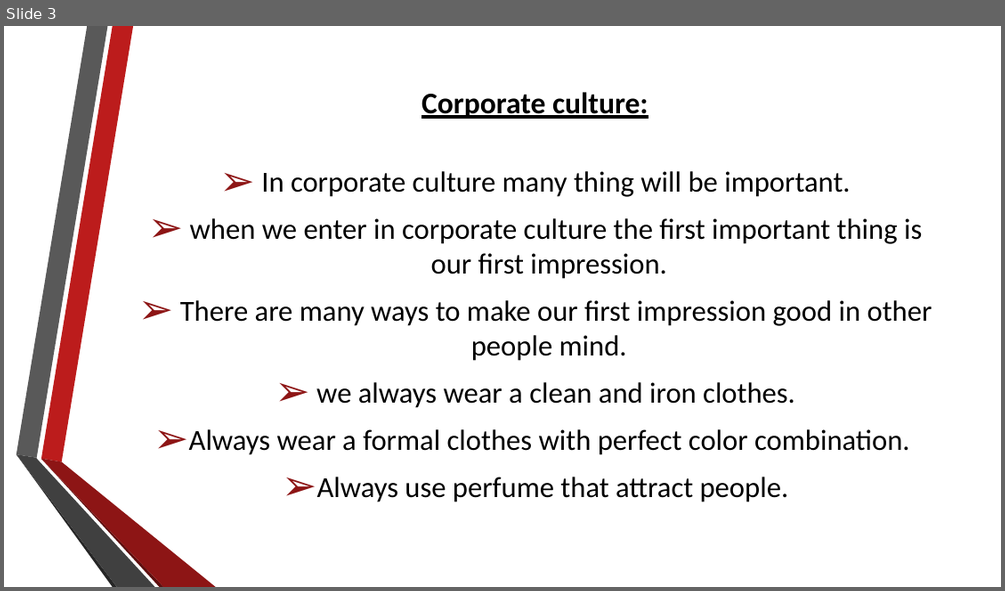
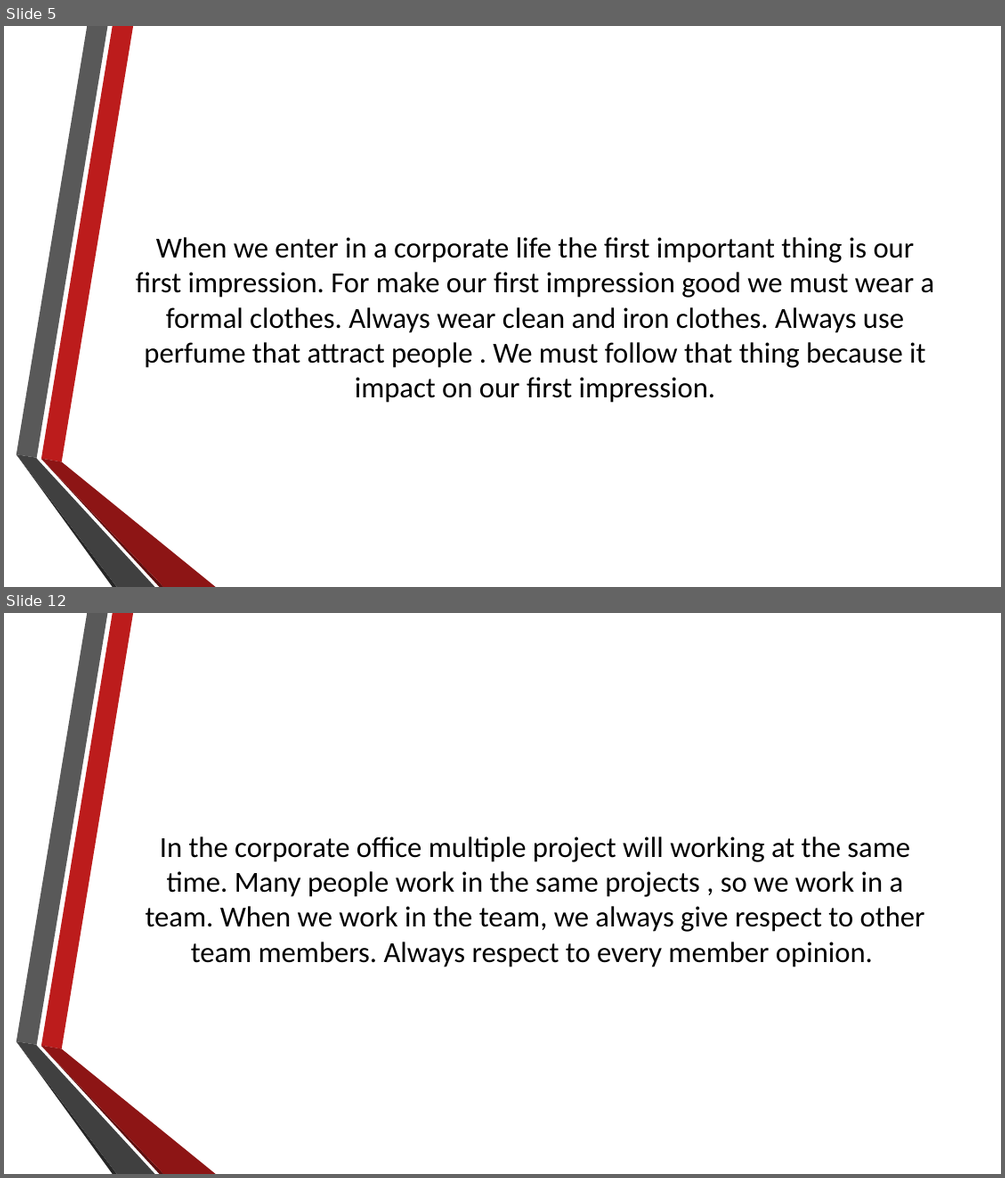
Before and after one commit to rajputjainam244/Assignment, a slide deck: building corporate culture.pptx. Shown one above the other, each under a label of ours: slide 3 before the commit, slides 5 and 12 after it; the slides between them are not shown. The pictures are 1005x591 and 1005x1178 pixels, drawn with LibreOffice and Linux fonts; fonts in the diff are those of the drawing; background and template pictures are left out. Boxes give left, top, right and bottom in pixels: in the first picture for what was removed or moved away, otherwise in the second. Text is boxed around its words. In the diff, an @@ line names an element or a change of style, - is before the commit and + after.

```diff
--- a/building corporate culture.pptx
+++ b/building corporate culture.pptx
@@ slide 12 added at box(4, 613, 1001, 1174), background picture (left out); not listed: 6 template elements that a slide beside it also shows @@
@@ text added at box(146, 836, 925, 967), 28 pt, text #000000 @@
+In the corporate office multiple project will working at the same time. Many people work in the same projects , so we work in a team. When we work in the team, we always give respect to other team members. Always respect to every member opinion.
@@ what was slide 3 is now slide 5 @@
@@ slide 5 changed as well @@
@@ title removed at box(421, 92, 648, 119) @@
-Corporate culture:
@@ text at box(136, 237, 935, 402): text changed @@
-➢ In corporate culture many thing will be important.
-➢ when we enter in corporate culture the first important thing is our first impression.
-➢ There are many ways to make our first impression good in other people mind.
-➢ we always wear a clean and iron clothes.
-➢ Always wear a formal clothes with perfect color combination.
-➢ Always use perfume that attract people.
+When we enter in a corporate life the first important thing is our first impression. For make our first impression good we must wear a formal clothes. Always wear clean and iron clothes. Always use perfume that attract people . We must follow that thing because it impact on our first impression.
```
Also in this commit, not shown: 1 other slide changed, 12 other slides added, 2 slides removed.
